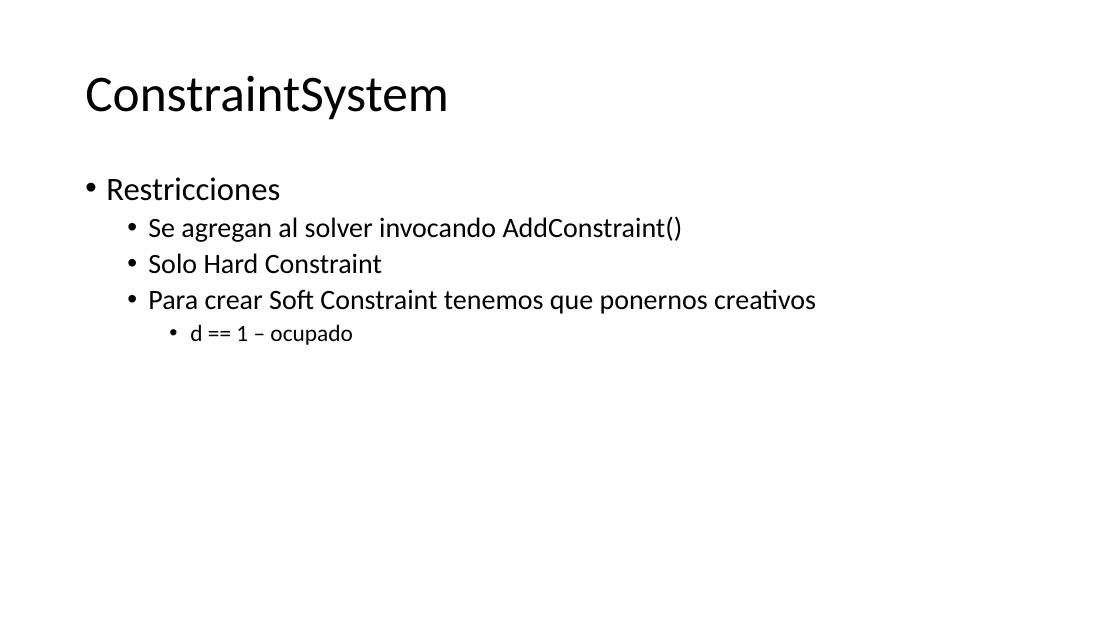
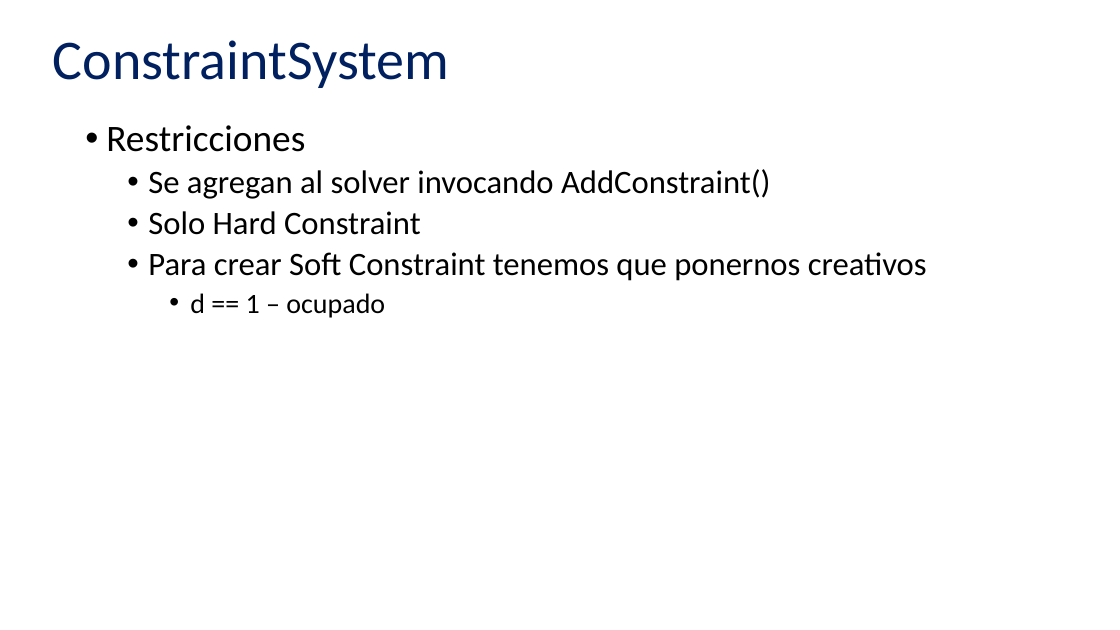
Before and after one commit to victordpc/ProgramacionRestricciones, a slide deck: slide 5 of Presentacion/Solver Foundation.pptx (slide 6 before the commit). Drawn at 1120x630 pixels with LibreOffice and Linux fonts; fonts in the diff are those of the drawing. Boxes give left, top, right and bottom in pixels: in the first picture for what was removed or moved away, otherwise in the second. Text is boxed around its words. In the diff, an @@ line names an element or a change of style, - is before the commit and + after.

```diff
--- a/Presentacion/Solver Foundation.pptx
+++ b/Presentacion/Solver Foundation.pptx
@@ title "ConstraintSystem": place and size @@
-title "ConstraintSystem" at bbox=[85, 75, 448, 120]
+title "ConstraintSystem" at bbox=[53, 40, 449, 88]
@@ title "ConstraintSystem" at bbox=[53, 40, 449, 88]: size 44 to 48 pt, text colour #000000 to #002060 @@
@@ text "Restricciones": place and size @@
-text "Restricciones" at bbox=[106, 177, 816, 345]
+text "Restricciones" at bbox=[106, 125, 927, 318]
@@ text "Restricciones" at bbox=[106, 125, 927, 318]: size 28 to 32 pt in "Restricciones"; size 24 to 28 pt in "Se agregan al solver invocando AddConstraint()", "Solo Hard Constraint", "Para crear Soft Constraint tenemos que ponernos ..."; size 20 to 24 pt in "d == 1 – ocupado" @@
```
Also in this commit, not shown: 10 other slides changed, 1 slide added, 2 slides removed.
